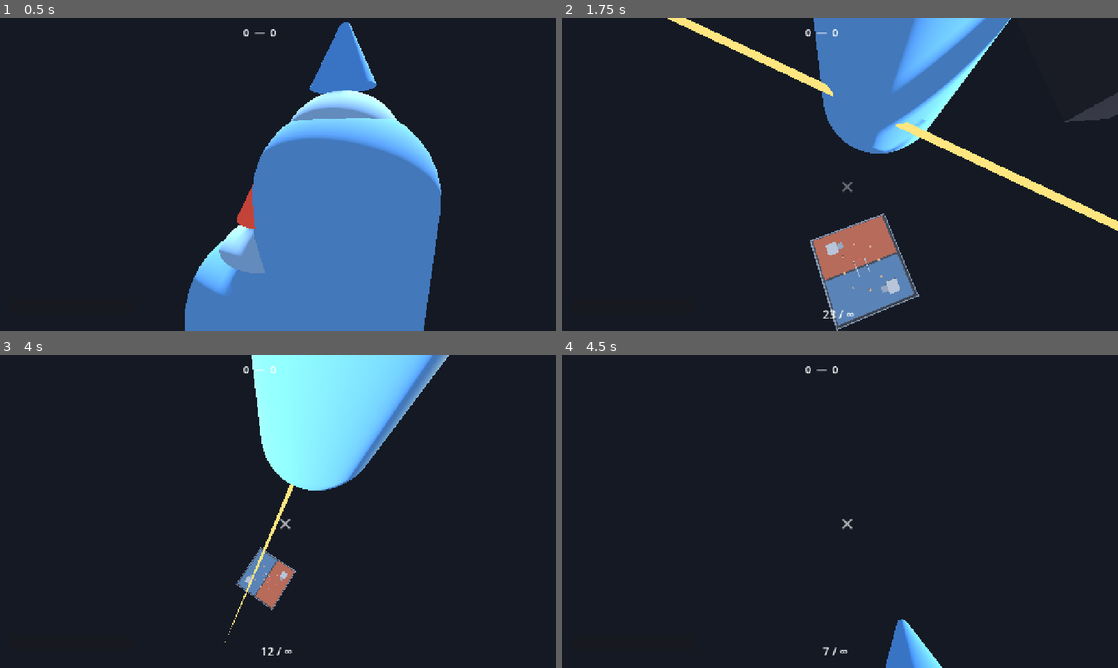
Above: before the commit, frames 1-4 (two rows, left to right).
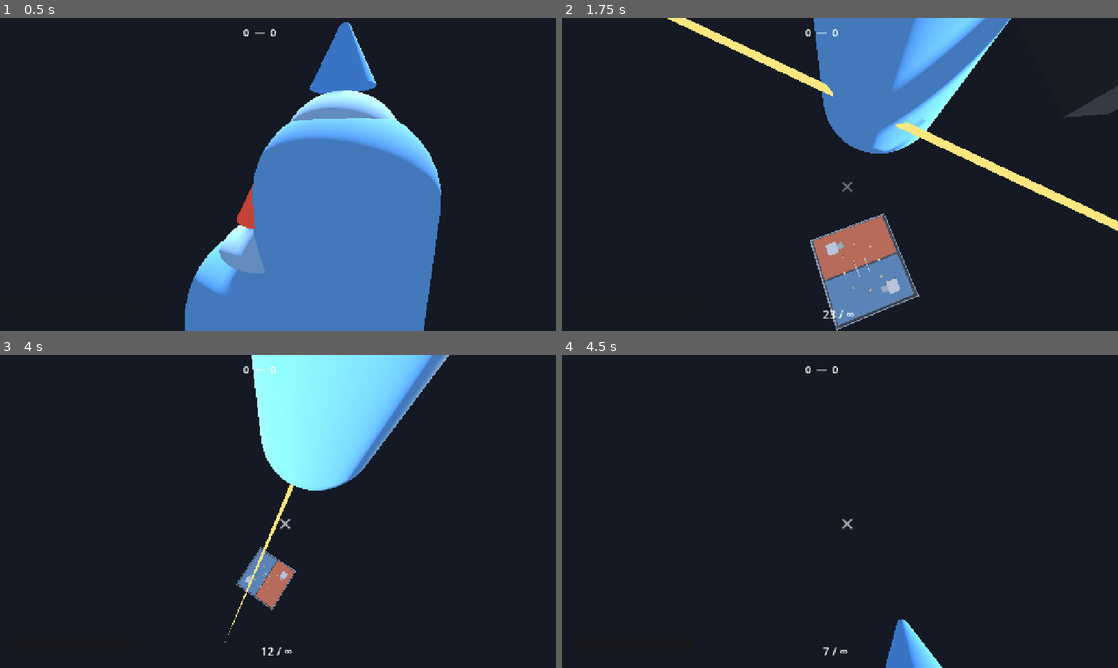
Above: after the commit, the same moments.

Repository: skyvanguard/hero-arena
Game: Godot game, scene res://main.tscn
Two runs of this game, one before a commit and one after it. Both use one fixed random seed, a clock stepped at 60 frames per second and the inputs below.
Inputs (mouse positions are in pixels of both pictures, inside the frame that each line leads up to):
- Up to frame 1 (0.5 s): no input
- Up to frame 2 (1.75 s): move the mouse to (962, 158) at 0.52 s; press the mouse at (962, 158) at 0.53 s; hold D (move_right) 0.53-1.25 s; tap Space (jump) at 0.77 s; tap F (ultimate) at 0.8 s; release the mouse at (962, 158) at 1.25 s; drag from (728, 190) to (812, 237) at 1.27 s
- Up to frame 3 (4 s): move the mouse to (333, 442) at 2.02 s; hold D (move_right) 2.03-2.75 s; tap Q (ability1) at 2.1 s; tap F (ultimate) at 2.3, 3.8 s; drag from (250, 574) to (111, 464) at 2.77 s; move the mouse to (444, 558) at 3.52 s; press the mouse at (444, 558) at 3.53 s; hold A (move_left) from 3.53 s (still down); tap Space (jump) at 3.77 s
- Up to frame 4 (4.5 s): release A (move_left) at 4.25 s; release the mouse at (1006, 558) at 4.25 s; drag from (673, 464) to (756, 433) at 4.27 s

Frame 1 is identical in both runs. In frame 2, 0.3% of the frame differs, in the area x 90-100%, y 21-34%; in frame 3, less than 0.1%; in frame 4, nothing differs.

Commit message:
feat: kit VFX + cosmetic gun recoil (render-side, headless-safe)
- WorldFX: ability_cast -> dash particle burst / burst muzzle sparks /
  ult aura (UltAura ring follows hero, freed by world clock)
- Weapon.fired signal (render-side listeners) + hero gun recoil:
  kick-back + muzzle tilt, exponential decay (cosmetic only)

Diff:
--- a/game/core/combat/weapon.gd
+++ b/game/core/combat/weapon.gd
@@ -12,6 +12,9 @@
 @export var max_range := 120.0
 @export var spread_deg := 0.5
 @export var reserve_infinite := true
+
+## Fired by _fire on every shot (render-side listeners: recoil, SFX, VFX).
+signal fired(shooter: CharacterEntity)
 
 ## Ability-driven multipliers, synced by the hero each tick (server-side).
 var fire_rate_mult := 1.0
@@ -95,6 +98,7 @@
 		"shooter" = _owner, "from" = origin, "to" = end,
 		"hit" = hit_ch != null,
 	})
+	fired.emit(_owner)
 
 func _apply_spread(dir: Vector3) -> Vector3:
 	var base := dir.normalized()
--- /dev/null
+++ b/game/core/input/ult_aura.gd
@@ -0,0 +1,31 @@
+class_name UltAura
+extends Node3D
+## Render-side ultimate aura: a glowing ring that follows its hero while the
+## ult buff is active (Phase 2, Kestrel Dive). Render-side only; created by
+## WorldFX on the ability_cast event and freed by the world clock.
+
+var hero_ref: CharacterEntity
+var aura_color := Color(0.4, 0.7, 1.0)
+
+var _mi: MeshInstance3D
+
+func _ready() -> void:
+	_mi = MeshInstance3D.new()
+	var cyl := CylinderMesh.new()
+	cyl.top_radius = 1.1
+	cyl.bottom_radius = 1.1
+	cyl.height = 0.06
+	var mat := StandardMaterial3D.new()
+	mat.albedo_color = Color(aura_color.r, aura_color.g, aura_color.b, 0.35)
+	mat.shading_mode = BaseMaterial3D.SHADING_MODE_UNSHADED
+	mat.transparency = BaseMaterial3D.TRANSPARENCY_ALPHA
+	cyl.material = mat
+	_mi.mesh = cyl
+	add_child(_mi)
+
+func _process(delta: float) -> void:
+	if hero_ref == null or not is_instance_valid(hero_ref):
+		queue_free()
+		return
+	global_position = hero_ref.global_position + Vector3(0, 0.06, 0)
+	rotation.y += delta * 2.0
--- a/game/core/input/world_fx.gd
+++ b/game/core/input/world_fx.gd
@@ -20,6 +20,8 @@
 			_spawn_damage_number(data)
 		"shot":
 			_spawn_tracer(data)
+		"ability_cast":
+			_spawn_ability_fx(data)
 
 func _spawn_damage_number(data: Dictionary) -> void:
 	var pos: Vector3 = data.pos + Vector3(0.3, 0.4, 0) + Vector3(randf_range(-0.2, 0.2), 0, randf_range(-0.2, 0.2))
@@ -40,6 +42,48 @@
 			Color(l.modulate.r, l.modulate.g, l.modulate.b, 0.0), 0.6)
 	tween.tween_callback(l.queue_free)
 	_labels.erase(l)
+
+func _spawn_ability_fx(data: Dictionary) -> void:
+	var hero: CharacterEntity = data.get("hero")
+	if hero == null or not is_instance_valid(hero):
+		return
+	var kind: int = int(data.get("kind", -1))
+	var col: Color = Color(0.5, 0.8, 1.0)
+	if hero.ability != null and hero.ability.hero_data != null:
+		col = hero.ability.hero_data.color
+	match kind:
+		AbilityData.Kind.DASH:
+			_particle_burst(hero.global_position + Vector3.UP * 0.4, col, 26, 3.0, 0.35)
+		AbilityData.Kind.BURST:
+			_particle_burst(hero.muzzle_pos(), Color(1.0, 0.7, 0.3, 0.9), 18, 5.0, 0.25)
+		AbilityData.Kind.BUFF:
+			var ring := UltAura.new()
+			ring.hero_ref = hero
+			ring.aura_color = col
+			add_child(ring)
+			world.schedule(world.time + 5.6, ring.queue_free)
+
+func _particle_burst(pos: Vector3, col: Color, amount: int, speed: float, life: float) -> void:
+	var p := GPUParticles3D.new()
+	var pg := ParticleProcessMaterial.new()
+	pg.direction = Vector3(0, 1, 0)
+	pg.spread = 180.0
+	pg.initial_velocity_min = speed * 0.4
+	pg.initial_velocity_max = speed
+	pg.emission_shape = ParticleProcessMaterial.EMISSION_SHAPE_SPHERE
+	pg.emission_sphere_radius = 0.25
+	pg.gravity = Vector3(0, -2.0, 0)
+	pg.scale_min = 0.6
+	pg.scale_max = 1.4
+	pg.color = col
+	p.process_material = pg
+	p.amount = amount
+	p.lifetime = life
+	p.one_shot = true
+	p.explosiveness = 1.0
+	p.position = pos
+	add_child(p)
+	p.finished.connect(p.queue_free)
 
 func _spawn_tracer(data: Dictionary) -> void:
 	# Godot 4.7 removed Line3D: tracer is a thin unshaded box stretched from->to.
--- a/game/gameplay/character/hero.gd
+++ b/game/gameplay/character/hero.gd
@@ -9,6 +9,11 @@
 var _cam_yaw := 0.0
 var _cam_pitch := -0.18
 
+# Cosmetic gun recoil (render-side; harmless headless).
+const GUN_BASE_Z := 0.4
+var _gun: Node3D = null
+var _recoil := 0.0
+
 const LOOK_SPEED := 0.16
 
 func _ready() -> void:
@@ -17,6 +22,13 @@
 		_camera = camera_rig.get_node("Camera3D")
 		_camera.current = true
 		_apply_camera()
+	_gun = get_node_or_null("Gun")
+	if _gun != null and weapon != null:
+		weapon.fired.connect(_on_weapon_fired)
+
+func _on_weapon_fired(_shooter: CharacterEntity) -> void:
+	# Recoil kick: gun slides back and tilts up; decays in step().
+	_recoil = minf(_recoil + 0.05, 0.16)
 
 func _apply_camera() -> void:
 	if camera_rig == null:
@@ -53,6 +65,7 @@
 		want_fire = Controls.fire
 	# Timers, regen, movement, physics — same path for humans and bots.
 	super.step(world, dt)
+	_update_recoil(dt)
 	_sync_ability_mults()
 	if is_player:
 		var cf := _camera_forward()
@@ -64,6 +77,14 @@
 			var dir := (aim_target - muzzle_pos()).normalized()
 			weapon.update(world, dt, true, dir)
 			face_toward(aim_target)
+
+func _update_recoil(dt: float) -> void:
+	if _gun == null:
+		return
+	if _recoil > 0.0:
+		_recoil = maxf(_recoil - dt * 0.55, 0.0)
+	_gun.position.z = GUN_BASE_Z - _recoil
+	_gun.rotation.x = -_recoil * 0.7
 
 func _sync_ability_mults() -> void:
 	if ability != null:
